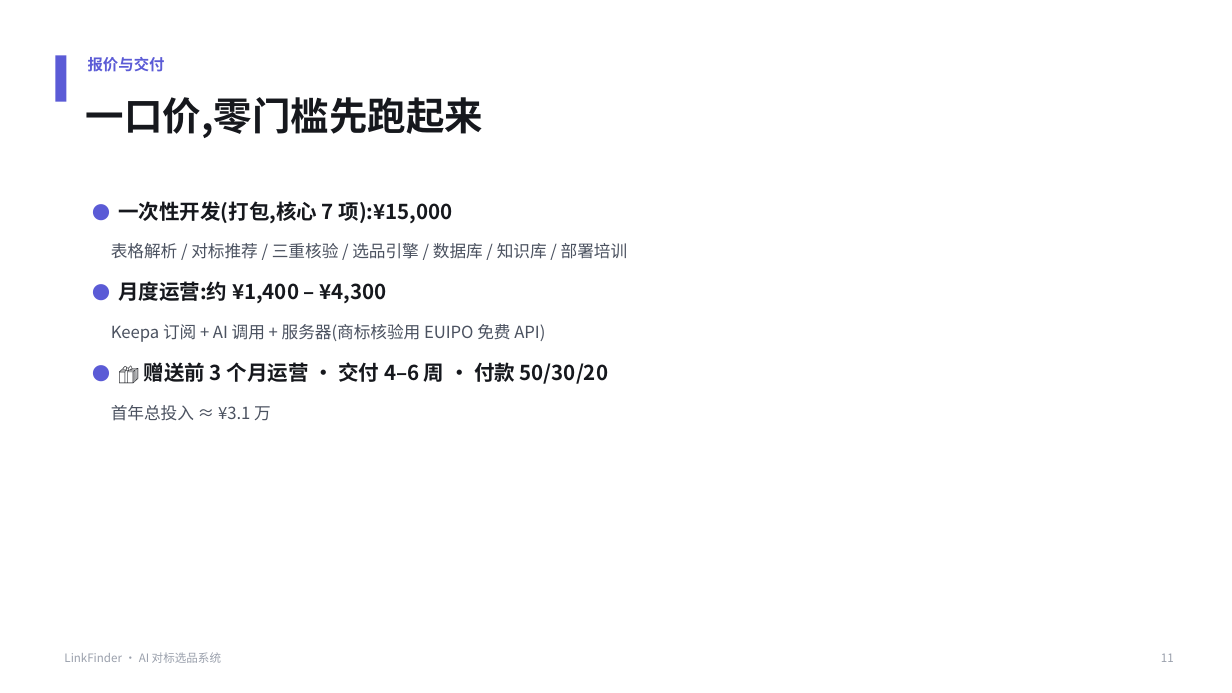
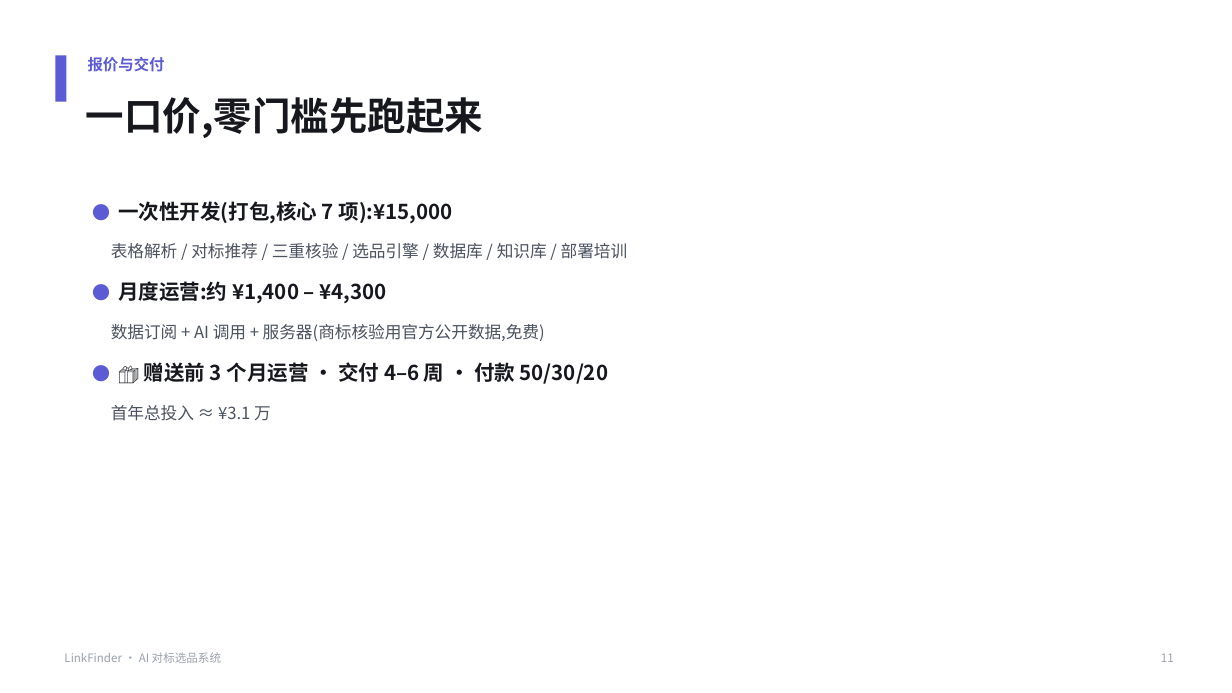
Before and after one commit to Rayyyyy1202/New_ENV, a slide deck: slide 11 of 销售PPT-Amazon对标选品系统.pptx. Drawn at 1232x693 pixels with LibreOffice and Linux fonts; fonts in the diff are those of the drawing. Boxes give left, top, right and bottom in pixels: in the first picture for what was removed or moved away, otherwise in the second. Text is boxed around its words. In the diff, an @@ line names an element or a change of style, - is before the commit and + after.

```diff
--- a/销售PPT-Amazon对标选品系统.pptx
+++ b/销售PPT-Amazon对标选品系统.pptx
@@ text at [111, 324, 545, 341]: text changed @@
-Keepa 订阅 + AI 调用 + 服务器(商标核验用 EUIPO 免费 API)
+数据订阅 + AI 调用 + 服务器(商标核验用官方公开数据,免费)
```
Also in this commit, not shown: 7 other slides changed, 4 other files.
